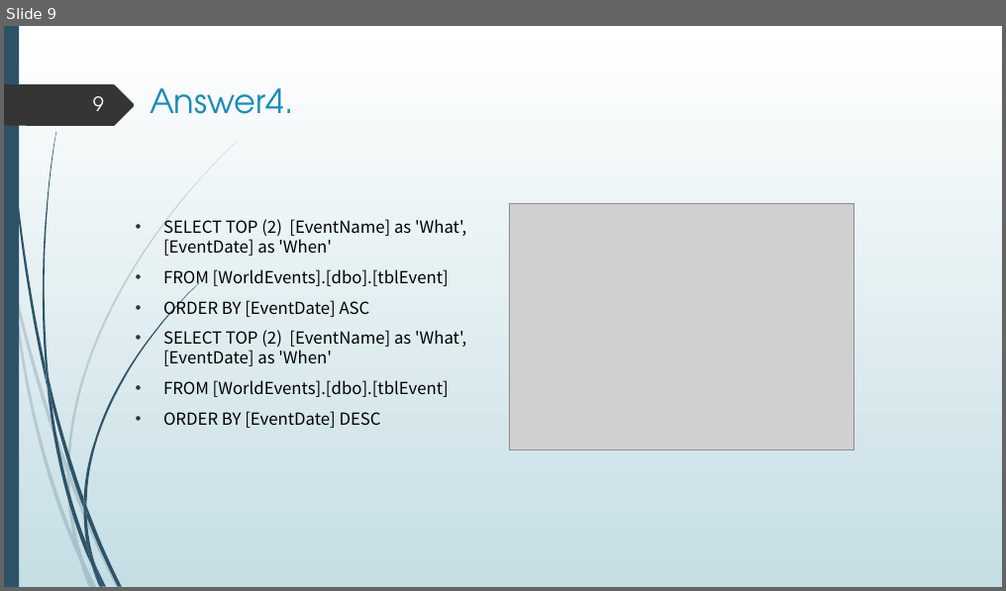
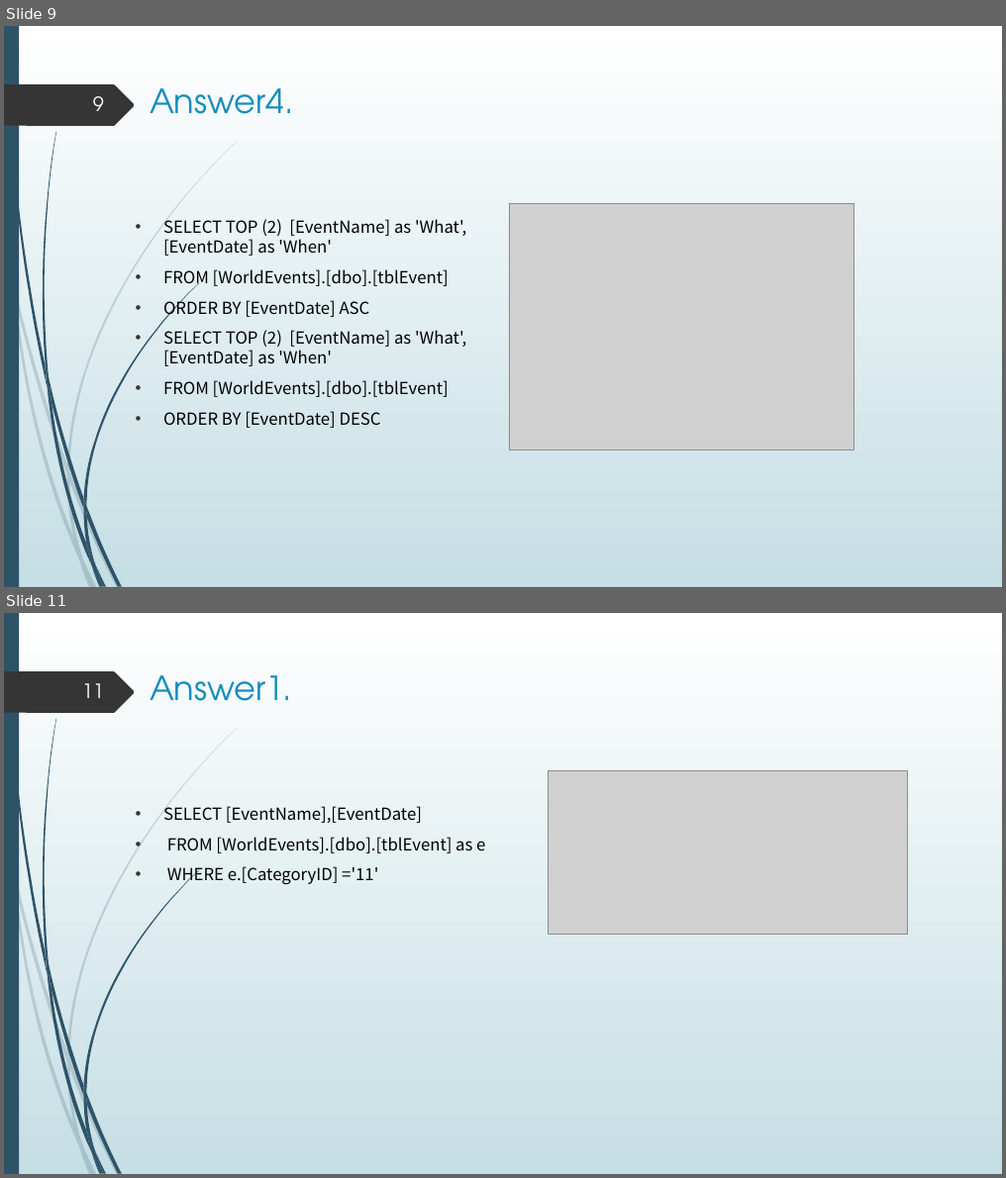
Before and after one commit to hsu0808/mssql-learning-2023-summer, a slide deck: sql answer.pptx. Shown one above the other, each under a label of ours: slide 9 before the commit, slides 9 and 11 after it; the slides between them are not shown. The pictures are 1006x591 and 1006x1178 pixels, drawn with LibreOffice and Linux fonts; fonts in the diff are those of the drawing; grey boxes stand for pictures. Boxes give left, top, right and bottom in pixels: in the first picture for what was removed or moved away, otherwise in the second. Text is boxed around its words. In the diff, an @@ line names an element or a change of style, - is before the commit and + after.

```diff
--- a/sql answer.pptx
+++ b/sql answer.pptx
@@ slide 11 added at [4,613,1002,1174], background gradient #FFFFFF to #C5DEE5; not listed: 24 template elements that a slide beside it also shows @@
@@ page number added at [82,683,104,698], 19 pt, text #FEFFFF @@
+11
@@ title added at [150,675,292,701], 32 pt, text #178DBB @@
+Answer1.
@@ picture added at [548,771,907,934] @@
@@ text added at [163,806,485,885], 16 pt, text #000000 @@
+• SELECT [EventName],[EventDate]
+• FROM [WorldEvents].[dbo].[tblEvent] as e
+• WHERE e.[CategoryID] ='11'
```
Also in this commit, not shown: 5 other slides added.
